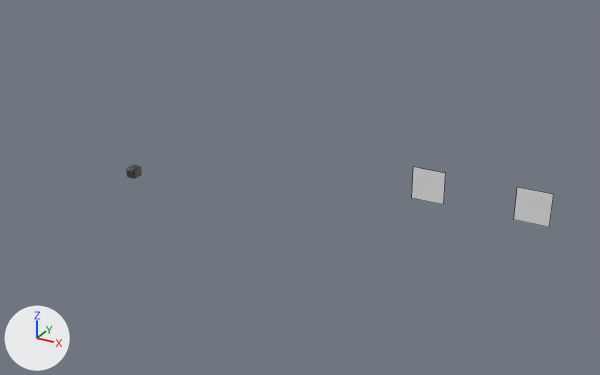
An edit to the Blender file tutorialLevelData.blend, drawn before and after from the same camera.
One viewpoint serves both versions: a 50 mm lens placed at (26.8, -42.8, 23.7), pointed at (3.0, 0.6, 2.0). Lighting does not change. The marker at lower left points along +X, +Y and +Z. Mesh edges are drawn as thin lines on the coarser meshes.

Before the edit, the objects in view are built like this:
```python
me_平面_001 = bpy.data.meshes.new('平面.001')
me_平面_001.from_pydata([(-1.0, 0.0, -1.0), (1.0, 0.0, -1.0), (-1.0, 0.0, 1.0), (1.0, 0.0, 1.0)], [], [(0, 1, 3, 2)])
me_平面_002 = bpy.data.meshes.new('平面.002')
me_平面_002.from_pydata([(-1.0, 0.0, -1.0), (1.0, 0.0, -1.0), (-1.0, 0.0, 1.0), (1.0, 0.0, 1.0)], [], [(0, 1, 3, 2)])
ob_平面 = bpy.data.objects.new('平面', me_平面_001)
ob_平面.location = (17.96, 0.0, 4.24)
ob_平面.rotation_euler = (0.0, 0.0, 3.142)  # degrees (0, 0, 180)
ob_平面_001 = bpy.data.objects.new('平面.001', me_平面_002)
ob_平面_001.location = (11.83, 0.0, 4.24)
ob_平面_001.rotation_euler = (0.0, 0.0, 3.142)  # degrees (0, 0, 180)
```
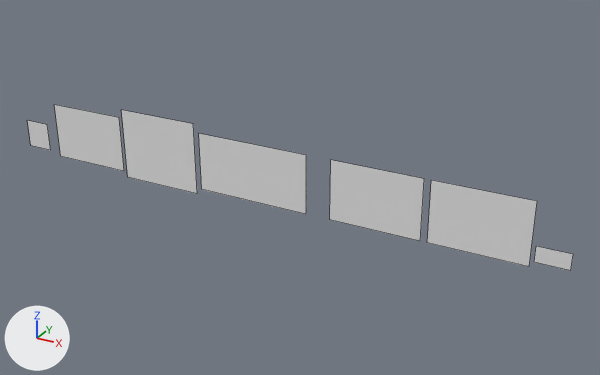
Scene script edits in JSON lines:
```json
{"op": "set", "path": "ob_平面.location", "old": "(17.96, 0.0, 4.24)", "new": "(15.33, -1.0, 3.09)"}
{"op": "set", "path": "ob_平面.scale", "old": "(1.0, 1.0, 1.0)", "new": "(3.0, 1.0, 2.0)"}
{"op": "set", "path": "ob_平面_001.location", "old": "(11.83, 0.0, 4.24)", "new": "(8.91, -1.0, 3.09)"}
{"op": "set", "path": "ob_平面_001.scale", "old": "(1.0, 1.0, 1.0)", "new": "(3.0, 1.0, 2.0)"}
{"op": "add", "block": "ob_平面_006", "code": ["ob_平面_006 = bpy.data.objects.new('平面.006', me_平面_002.copy())  # the mesh of ob_平面_001", "ob_平面_006.location = (-18.34, -1.0, 2.39)", "ob_平面_006.rotation_euler = (0.0, 0.0, 3.142)  # degrees (0, 0, 180)"]}
{"op": "add", "block": "ob_平面_005", "code": ["ob_平面_005 = bpy.data.objects.new('平面.005', me_平面_002.copy())  # the mesh of ob_平面_001", "ob_平面_005.location = (19.57, -1.0, 1.94)", "ob_平面_005.rotation_euler = (0.0, 0.0, 3.142)  # degrees (0, 0, 180)", "ob_平面_005.scale = (1.0, 1.0, 0.5)"]}
{"op": "add", "block": "ob_平面_004", "code": ["ob_平面_004 = bpy.data.objects.new('平面.004', me_平面_002.copy())  # the mesh of ob_平面_001", "ob_平面_004.location = (-13.4, -1.0, 3.09)", "ob_平面_004.rotation_euler = (0.0, 0.0, 3.142)  # degrees (0, 0, 180)", "ob_平面_004.scale = (3.0, 1.0, 2.0)"]}
{"op": "add", "block": "ob_平面_003", "code": ["ob_平面_003 = bpy.data.objects.new('平面.003', me_平面_002.copy())  # the mesh of ob_平面_001", "ob_平面_003.location = (-7.14, -1.0, 3.18)", "ob_平面_003.rotation_euler = (0.0, 0.0, 3.142)  # degrees (0, 0, 180)", "ob_平面_003.scale = (3.0, 1.0, 2.5)"]}
{"op": "add", "block": "ob_平面_002", "code": ["ob_平面_002 = bpy.data.objects.new('平面.002', me_平面_002.copy())  # the mesh of ob_平面_001", "ob_平面_002.location = (0.26, -1.0, 3.09)", "ob_平面_002.rotation_euler = (0.0, 0.0, 3.142)  # degrees (0, 0, 180)", "ob_平面_002.scale = (4.0, 1.0, 2.0)"]}
```

Location of each change, [x1, y1, x2, y2] in pixels of the pictures (600 x 375 px):
```json
{"object": "平面", "change": "moved, rescaled", "before": [514, 187, 554, 227], "after": [427, 180, 537, 267], "on screen": "171% wider, 115% taller"}
{"object": "平面.001", "change": "moved, rescaled", "before": [412, 167, 446, 205], "after": [330, 160, 424, 241], "on screen": "171% wider, 110% taller"}
{"object": "平面.002", "change": "added", "after": [199, 134, 306, 214]}
{"object": "平面.003", "change": "added", "after": [122, 110, 197, 194]}
{"object": "平面.004", "change": "added", "after": [54, 105, 124, 171]}
{"object": "平面.005", "change": "added", "after": [534, 246, 573, 271]}
{"object": "平面.006", "change": "added", "after": [27, 120, 51, 150]}
```
